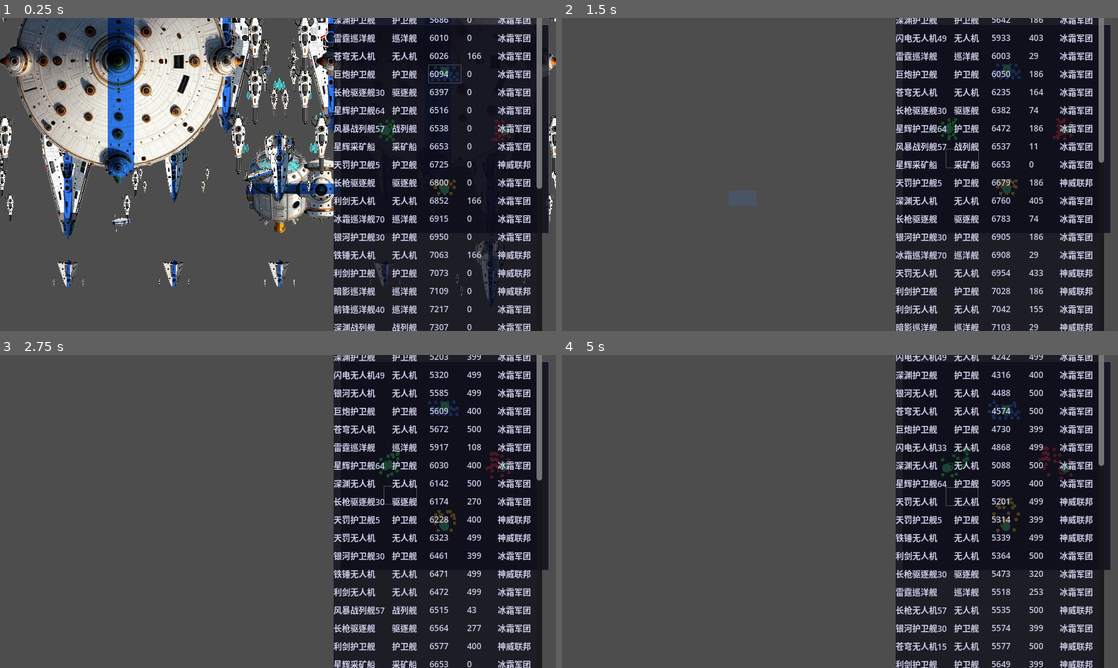
Above: before the commit, frames 1-4 (two rows, left to right).
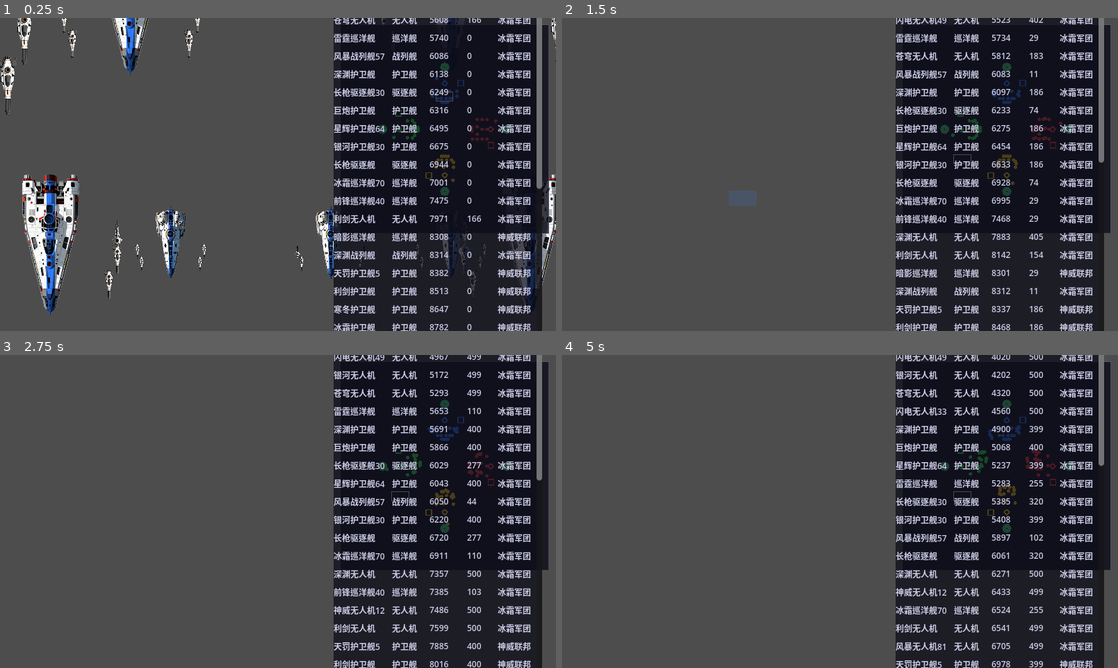
Above: after the commit, the same moments.

Repository: ZhanXuzhao/SpaceRTS
Game: Godot game, scene res://scenes/main.tscn
Two runs of this game, one before a commit and one after it. Both use one fixed random seed, a clock stepped at 60 frames per second and the inputs below.
Inputs (mouse positions are in pixels of both pictures, inside the frame that each line leads up to):
- Up to frame 1 (0.25 s): no input
- Up to frame 2 (1.5 s): tap Enter at 0.5 s; move the mouse to (962, 158) at 0.52 s; hold W 0.53-1.25 s; tap Z at 0.6 s; click (962, 158) at 0.67 s; drag from (728, 190) to (812, 237) at 1.27 s
- Up to frame 3 (2.75 s): move the mouse to (333, 442) at 2.02 s; hold W from 2.03 s (still down); tap C at 2.1 s
- Up to frame 4 (5 s): release W at 2.75 s; drag from (812, 574) to (673, 464) at 2.77 s; move the mouse to (1006, 558) at 3.52 s; hold A 3.53-4.25 s; tap B at 3.6 s; drag from (673, 464) to (756, 433) at 4.27 s

The runs differ from the first frame. In frame 1, 34% of the frame differs, in the area x 0-100%, y 0-100%; in frame 2, 5.4%; in frame 3, 5.1%; in frame 4, 5.2%.

Commit message:
建筑尺寸翻倍至2000+阵型间距改用实际碰撞半径确保不重叠

Diff:
--- a/scenes/building.tscn
+++ b/scenes/building.tscn
@@ -4,7 +4,7 @@
 [ext_resource type="Texture2D" uid="uid://dobbrmkqg8lsg" path="res://assets/mining_station.png" id="2"]
 
 [sub_resource type="RectangleShape2D" id="1"]
-size = Vector2(1000, 1000)
+size = Vector2(2000, 2000)
 
 [node name="Building" type="Area2D"]
 script = ExtResource("1")
--- a/scripts/building.gd
+++ b/scripts/building.gd
@@ -82,16 +82,16 @@
 	else:
 		tex = load("res://assets/mining_station.png")
 	_sprite.texture = tex
-	# 根据贴图实际尺寸缩放，使显示尺寸约为 1000 世界单位
+	# 根据贴图实际尺寸缩放，使显示尺寸约为 2000 世界单位
 	if tex != null:
 		var tex_size = tex.get_size()
-		var target_display = 1000.0
+		var target_display = 2000.0
 		_body.scale = Vector2.ONE * target_display / max(tex_size.x, tex_size.y, 1.0)
 	else:
-		_body.scale = Vector2.ONE * 6.0
+		_body.scale = Vector2.ONE * 12.0
 	# 设置碰撞尺寸
 	var shape = RectangleShape2D.new()
-	shape.size = Vector2(1000, 1000)
+	shape.size = Vector2(2000, 2000)
 	collision_shape.shape = shape
 
 
--- a/scripts/formation_helper.gd
+++ b/scripts/formation_helper.gd
@@ -45,6 +45,7 @@
 ## 计算多排横队阵型偏移量（前排小船、后排大船）
 ## 大船占中间列，小船依次往两边的列排开，每列一种船型
 ## 布局形如：S M L M S
+## sizes 为各单位的 _size_mult（1/2/4/8/16），碰撞半宽 = 32 * _size_mult
 static func calc_v_formation_offsets(sizes: Array, forward: Vector2, spacing: float) -> Array[Vector2]:
 	var right := Vector2(forward.y, -forward.x)
 	var count = sizes.size()
@@ -52,21 +53,85 @@
 		return []
 
 	var rows = _calc_row_count(count)
-	var cols = ceil(float(count) / rows)  # 每排最多单位数
+	var cols = ceil(float(count) / rows)
 
-	var offsets: Array[Vector2] = []
-	offsets.resize(count)
-
+	# 将每艘船分配到 grid[row][col]
+	# 大船占中间列，小船往两边列排开
+	# 先按行分组（按传入顺序取），再对每行内的船按尺寸降序排列
+	var grid: Array[Array] = []  # grid[row][col] = size_mult
+	grid.resize(rows)
 	var idx := 0
 	for row in range(rows):
 		var units_in_this_row = min(cols, count - idx)
+		# 取出本行的 size_mult
+		var row_sizes_raw: Array[float] = []
+		for _j in range(units_in_this_row):
+			row_sizes_raw.append(sizes[idx])
+			idx += 1
+		# 本行内按尺寸降序（大→小），用 _center_out_column_order 分配列
+		row_sizes_raw.sort_custom(func(a, b): return a > b)
+		grid[row] = []
+		grid[row].resize(units_in_this_row)
 		var col_order = _center_out_column_order(units_in_this_row)
-		var row_width = (units_in_this_row - 1) * spacing
-		var row_forward_offset = -forward * row * spacing
+		for col_in_row in range(units_in_this_row):
+			grid[row][col_order[col_in_row]] = row_sizes_raw[col_in_row]
 
+	# 计算每行相邻船之间的实际间距（碰撞半径之和 × 1.5 安全系数）
+	var row_col_gaps: Array[Array] = []  # row_col_gaps[row][col_pair] = gap
+	row_col_gaps.resize(rows)
+	for row in range(rows):
+		var row_sizes = grid[row]
+		var gaps: Array[float] = []
+		for c in range(row_sizes.size() - 1):
+			var r1 = 32.0 * row_sizes[c]
+			var r2 = 32.0 * row_sizes[c + 1]
+			gaps.append((r1 + r2) * 1.5)
+		row_col_gaps[row] = gaps
+
+	# 计算行间距（基于前后两排的最大碰撞半径 × 1.5）
+	var row_spacings: Array[float] = []
+	row_spacings.resize(rows)
+	row_spacings[0] = 0.0
+	for row in range(1, rows):
+		var prev_max_radius := 0.0
+		var curr_max_radius := 0.0
+		for s in grid[row - 1]:
+			prev_max_radius = max(prev_max_radius, 32.0 * s)
+		for s in grid[row]:
+			curr_max_radius = max(curr_max_radius, 32.0 * s)
+		row_spacings[row] = (prev_max_radius + curr_max_radius) * 1.5
+
+	# 生成偏移量（使用实际相邻间距，不取平均，确保绝不重叠）
+	var offsets: Array[Vector2] = []
+	offsets.resize(count)
+	idx = 0
+	for row in range(rows):
+		var row_sizes = grid[row]
+		var units_in_this_row = row_sizes.size()
+		var gaps = row_col_gaps[row]
+
+		# 计算每列的实际 X 位置（基于累计相邻间距）
+		var col_positions: Array[float] = []
+		col_positions.resize(units_in_this_row)
+		if units_in_this_row > 0:
+			col_positions[0] = 0.0
+			for c in range(1, units_in_this_row):
+				col_positions[c] = col_positions[c - 1] + gaps[c - 1]
+			# 居中偏移
+			var total_width = col_positions[units_in_this_row - 1] - col_positions[0]
+			var center_offset = total_width * 0.5
+			for c in range(units_in_this_row):
+				col_positions[c] -= center_offset
+
+		# 累计向前的行偏移
+		var row_forward_offset = Vector2.ZERO
+		for r in range(1, row + 1):
+			row_forward_offset -= forward * row_spacings[r]
+
+		var col_order = _center_out_column_order(units_in_this_row)
 		for col_in_row in range(units_in_this_row):
 			var actual_col = col_order[col_in_row]
-			var col_offset = right * (actual_col * spacing - row_width * 0.5)
+			var col_offset = right * col_positions[actual_col]
 			offsets[idx] = row_forward_offset + col_offset
 			idx += 1
 
--- a/scripts/spawn_system.gd
+++ b/scripts/spawn_system.gd
@@ -116,16 +116,17 @@
 	sc_sorted.sort_custom(func(a, b): return Unit._ship_class_tier(a) < Unit._ship_class_tier(b))
 	ship_classes = sc_sorted
 
+	# sizes = _size_mult（碰撞半宽 = 32 * _size_mult），传给阵型计算间距
 	var sizes: Array[float] = []
 	for sc in ship_classes:
-		sizes.append(pow(1.5, Unit._ship_class_tier(sc)))
-	var max_size := 0.0
-	for s in sizes:
-		max_size = max(max_size, s)
-
+		match sc:
+			Unit.ShipClass.DRONE: sizes.append(1)
+			Unit.ShipClass.FRIGATE: sizes.append(2)
+			Unit.ShipClass.DESTROYER: sizes.append(4)
+			Unit.ShipClass.CRUISER: sizes.append(8)
+			Unit.ShipClass.BATTLESHIP: sizes.append(16)
 	var forward = forward_dir
-	var spacing = GameConfig.FORMATION_BASE_SPACING * max_size
-	var offsets = _FormationHelper.calc_v_formation_offsets(sizes, forward, spacing)
+	var offsets = _FormationHelper.calc_v_formation_offsets(sizes, forward, 0.0)
 	var v_rotation = forward.angle()
 
 	var center_pos = Vector2(center_x, center_y)
@@ -145,8 +146,8 @@
 			color = main.faction_team_colors[i]
 			break
 
-	# 矿场
-	var mine_pos = base_pos + back_dir * 400
+	# 矿场（离舰队中心 3000，避免与舰队/建筑重叠）
+	var mine_pos = base_pos + back_dir * 3000
 	var mine = main.building_scene.instantiate()
 	mine.building_type = Building.BuildingType.MINE
 	mine.team = team_name
@@ -156,8 +157,8 @@
 	main.add_child(mine)
 	main.buildings.append(mine)
 
-	# 船坞
-	var yard_pos = mine_pos + back_dir.rotated(deg_to_rad(90)) * 200
+	# 船坞（与矿场保持足够横向间距）
+	var yard_pos = mine_pos + back_dir.rotated(deg_to_rad(90)) * 2500
 	var yard = main.building_scene.instantiate()
 	yard.building_type = Building.BuildingType.SHIPYARD
 	yard.team = team_name
@@ -173,9 +174,9 @@
 		return
 
 	for j in range(GameConfig.MINERAL_FIELD_COUNT):
-		var offset_angle = (j - 1) * deg_to_rad(40)
+		var offset_angle = (j - 1) * deg_to_rad(30)
 		var spread_dir = back_dir.rotated(offset_angle)
-		var field_pos = base_pos + back_dir * 700 + spread_dir * 200
+		var field_pos = base_pos + back_dir * 5500 + spread_dir * 400
 		var field = main.mineral_field_scene.instantiate()
 		field.global_position = field_pos
 		field.team = ""
@@ -203,7 +204,7 @@
 	if home_mine == null:
 		return
 
-	var spawn_pos = home_mine.global_position + back_dir.rotated(deg_to_rad(-60)) * 120
+	var spawn_pos = home_mine.global_position + back_dir.rotated(deg_to_rad(-60)) * 1500
 	var unit = main.unit_scene.instantiate()
 	unit.set_script(UNIT_MINING)
 	unit.class_type = Unit.ShipClass.MINER
